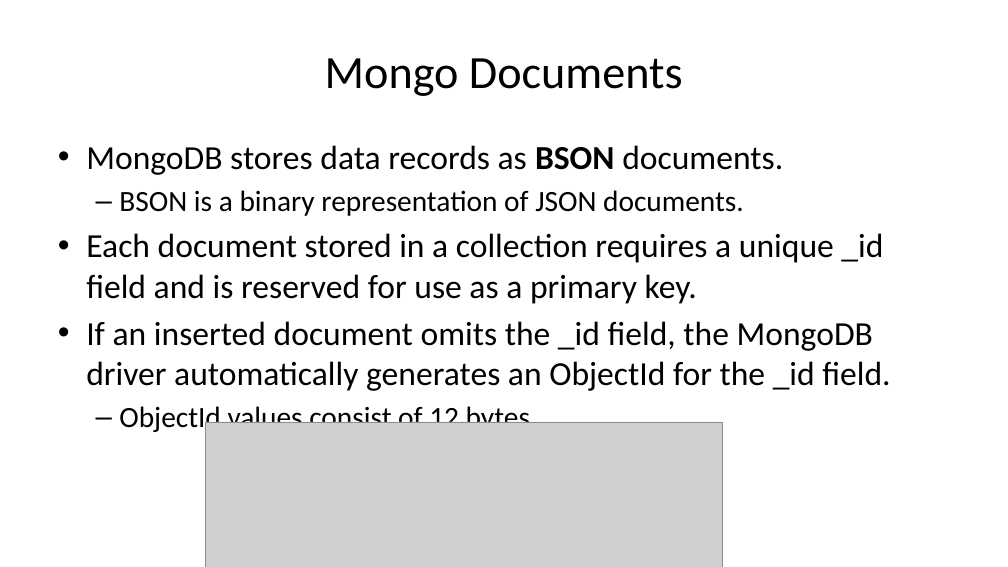
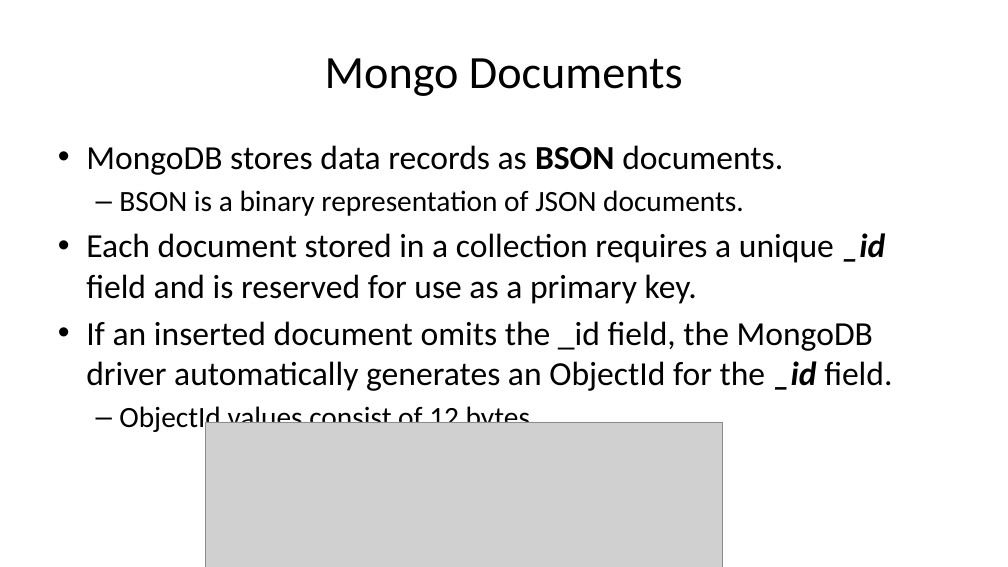
Before and after one commit to diarmuidoconnor/wad2, a slide deck: slide 13 of topic09/talk-0/mongoDB-2020.pptx. Drawn at 1008x567 pixels with LibreOffice and Linux fonts; fonts in the diff are those of the drawing; grey boxes stand for pictures. Boxes give left, top, right and bottom in pixels: in the first picture for what was removed or moved away, otherwise in the second. Text is boxed around its words. In the diff, an @@ line names an element or a change of style, - is before the commit and + after.

```diff
--- a/topic09/talk-0/mongoDB-2020.pptx
+++ b/topic09/talk-0/mongoDB-2020.pptx
@@ text at (86, 233, 892, 391): bold on, italic on in "_id", "_id" @@
```
Also in this commit, not shown: 3 other slides changed, 1 slide added, 1 slide removed, 23 other files.
